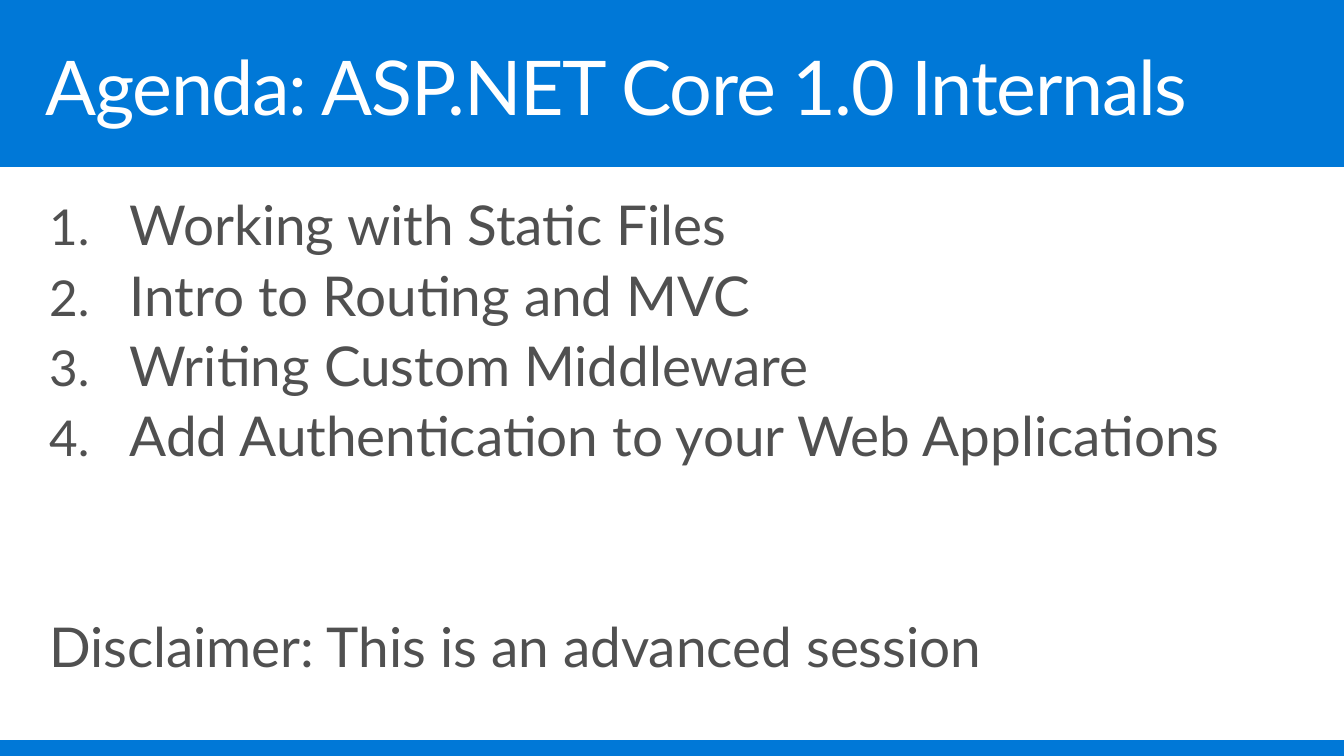
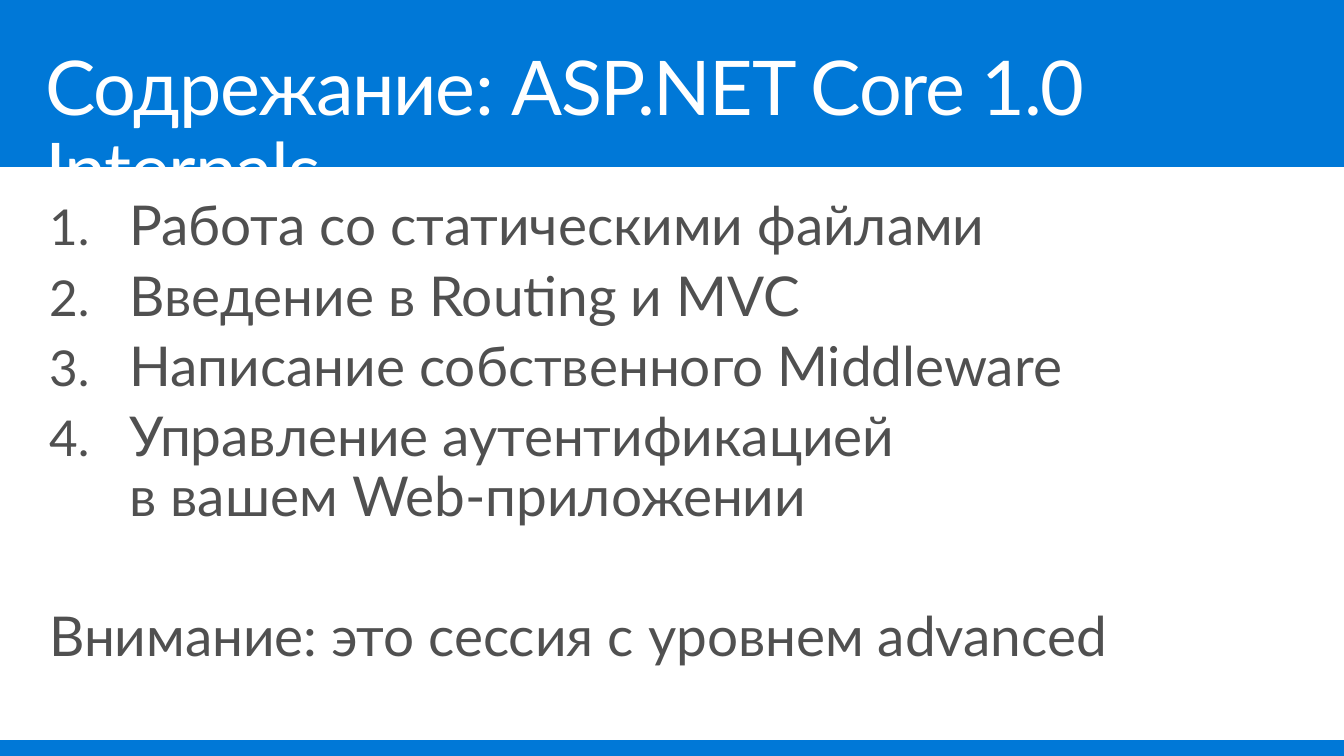
Before and after one commit to jongalloway/DevCon2016, a slide deck: slide 2 of Slides/ASPNET Core Internals.ru.pptx. Drawn at 1344x756 pixels with LibreOffice and Linux fonts; fonts in the diff are those of the drawing; background and template pictures are left out. Boxes give left, top, right and bottom in pixels: in the first picture for what was removed or moved away, otherwise in the second. Text is boxed around its words. In the diff, an @@ line names an element or a change of style, - is before the commit and + after.

```diff
--- a/Slides/ASPNET Core Internals.ru.pptx
+++ b/Slides/ASPNET Core Internals.ru.pptx
@@ title at (46,60,1085,211): text changed @@
-Agenda: ASP.NET Core 1.0 Internals
+Содрежание: ASP.NET Core 1.0 Internals
@@ text at (49,205,1107,666): text changed @@
-1. Working with Static Files
-2. Intro to Routing and MVC
-3. Writing Custom Middleware
-4. Add Authentication to your Web Applications
-Disclaimer: This is an advanced session
+1. Работа со статическими файлами
+2. Введение в Routing и MVC
+3. Написание собственного Middleware
+4. Управление аутентификацией
+   в вашем Web-приложении
+Внимание: это сессия с уровнем advanced
```
Also in this commit, not shown: 16 other slides changed.
